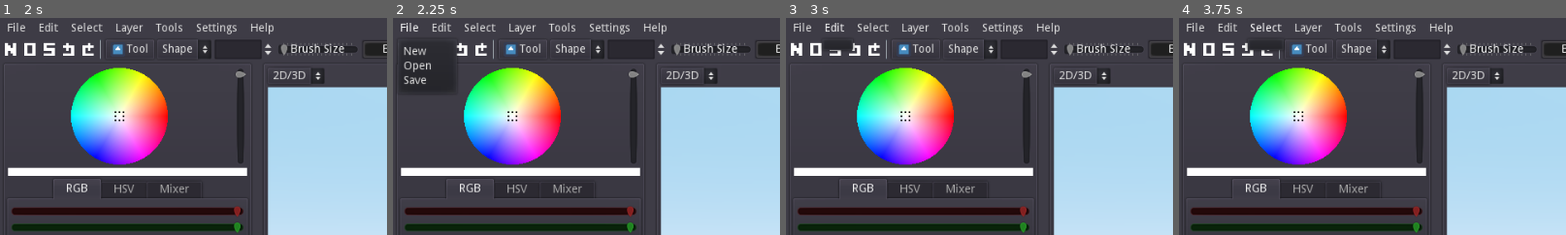
Above: before the commit, frames 1-4 (left to right).
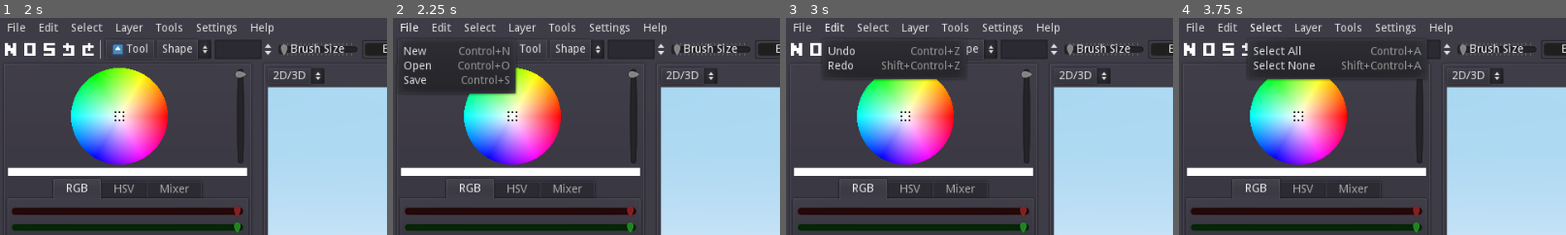
Above: after the commit, the same moments.

Repository: tianer2820/BetterSkin2
Game: Godot game, scene res://assets/gui_root.tscn
Two runs of this game, one before a commit and one after it. Both use one fixed random seed, a clock stepped at 60 frames per second and the inputs below. The engine's default icon, where the game draws it, is replaced by a stand-in: a white triangle on a blue panel in a dark square.
Inputs (mouse positions are % of the whole screen's width and height, from its top left):
- Up to frame 1 (2 s): click (1, 7) at 0.5 s; click (1, 7) at 1.25 s
- Up to frame 2 (2.25 s): click "File" at 2 s
- Up to frame 3 (3 s): click "Edit" at 2.75 s
- Up to frame 4 (3.75 s): click "Select" at 3.5 s
The pictures show only the part of the screen within x 0-50%, y 0-50%; the shares and areas given below are measured in that part.

Frame 1 is identical in both runs. In frame 2, 2.5% of the frame differs, in the area x 16-33%, y 9-36%; in frame 3, 3.3%; in frame 4, 3.8%, in the area x 17-64%, y 10-30%.

Commit message:
add accelerators and functions to menu bar

Diff:
--- a/assets/menu_bar/menu_bar.gd
+++ b/assets/menu_bar/menu_bar.gd
@@ -5,19 +5,58 @@
 
 
 func _ready() -> void:
-	$FileButton.get_popup().connect("id_pressed", self, "_on_file_menu_id_pressed")
+	var file_menu = $FileButton.get_popup()
+	file_menu.connect("id_pressed", self, "_on_file_menu_id_pressed")
+	file_menu.add_item("New", CST.Action.FILE_NEW, KEY_MASK_CMD | KEY_N)
+	file_menu.add_item("Open", CST.Action.FILE_OPEN, KEY_MASK_CMD | KEY_O)
+	file_menu.add_item("Save", CST.Action.FILE_SAVE, KEY_MASK_CMD | KEY_S)
 
+	var edit_menu = $EditButton.get_popup()
+	edit_menu.connect("id_pressed", self, "_on_edit_menu_id_pressed")
+	edit_menu.add_item("Undo", CST.Action.UNDO, KEY_MASK_CMD | KEY_Z)
+	edit_menu.add_item("Redo", CST.Action.REDO, KEY_MASK_CMD | KEY_MASK_SHIFT | KEY_Z)
+
+	var select_menu = $SelectButton.get_popup()
+	select_menu.connect("id_pressed", self, "_on_select_menu_id_pressed")
+	select_menu.add_item("Select All", CST.Action.SEL_ALL, KEY_MASK_CMD | KEY_A)
+	select_menu.add_item("Select None", CST.Action.SEL_ALL, KEY_MASK_CMD | KEY_MASK_SHIFT | KEY_A)
+
+	var layer_menu = $LayerButton.get_popup()
+	layer_menu.connect("id_pressed", self, "_on_layer_menu_id_pressed")
+	layer_menu.add_item("Option")
+
+	var tools_menu = $ToolsButton.get_popup()
+	tools_menu.connect("id_pressed", self, "_on_tools_menu_id_pressed")
+	tools_menu.add_item("Option")
+
+	var settings_menu = $SettingsButton.get_popup()
+	settings_menu.connect("id_pressed", self, "_on_settings_menu_id_pressed")
+	settings_menu.add_item("Option")
+
+	var help_menu = $HelpButton.get_popup()
+	help_menu.connect("id_pressed", self, "_on_help_menu_id_pressed")
+	help_menu.add_item("Option")
+
+
+func _on_file_menu_id_pressed(id: int):
+	match id:
+		CST.Action.FILE_NEW:
+			# new
+			pass
+		CST.Action.FILE_OPEN:
+			# open
+			pass
+		CST.Action.FILE_SAVE:
+			# save
+			pass
 
 func _on_edit_menu_id_pressed(id: int):
 	match id:
-		0:
-			# new
+		CST.Action.UNDO:
+			# undo
 			pass
-		1:
-			# open
-			pass
-		2:
-			# save
+		CST.Action.REDO:
+			# redo
 			pass
 
 
--- a/assets/menu_bar/menu_bar.tscn
+++ b/assets/menu_bar/menu_bar.tscn
@@ -15,7 +15,6 @@
 margin_bottom = 20.0
 focus_mode = 2
 text = "File"
-items = [ "New", null, 0, false, false, 0, 0, null, "", false, "Open", null, 0, false, false, 1, 0, null, "", false, "Save", null, 0, false, false, 2, 0, null, "", false ]
 switch_on_hover = true
 
 [node name="EditButton" type="MenuButton" parent="."]
--- a/project.godot
+++ b/project.godot
@@ -62,6 +62,7 @@
 ToolManager="*res://scripts/tool_manager.gd"
 SkinRenderer="*res://scripts/skin_document/skin_renderer.gd"
 QuickToolManager="*res://scripts/quick_tool_manager.gd"
+CST="*res://scripts/cst.gd"
 
 [display]
 
--- /dev/null
+++ b/scripts/cst.gd
@@ -0,0 +1,16 @@
+extends Node
+
+
+# action ids
+enum Action{
+	FILE_NEW,
+	FILE_OPEN,
+	FILE_SAVE,
+	FILE_CLOSE,
+
+	UNDO,
+	REDO,
+
+	SEL_ALL,
+	SEL_NONE,
+}
--- a/scripts/document_manager.gd
+++ b/scripts/document_manager.gd
@@ -121,6 +121,5 @@
 	_queue_render_skin = true
 
 
-
 func _read_only(new_value):
 	assert(false, "cannot assign to read-only property")
Not shown, changed: readme.md
